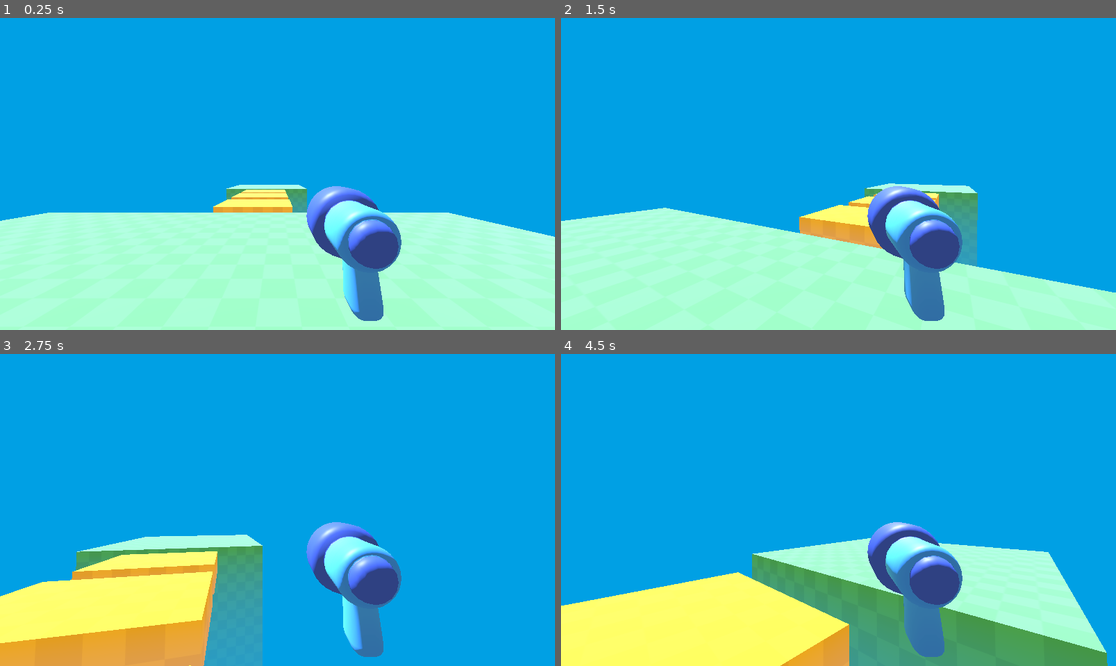
Above: before the commit, frames 1-4 (two rows, left to right).
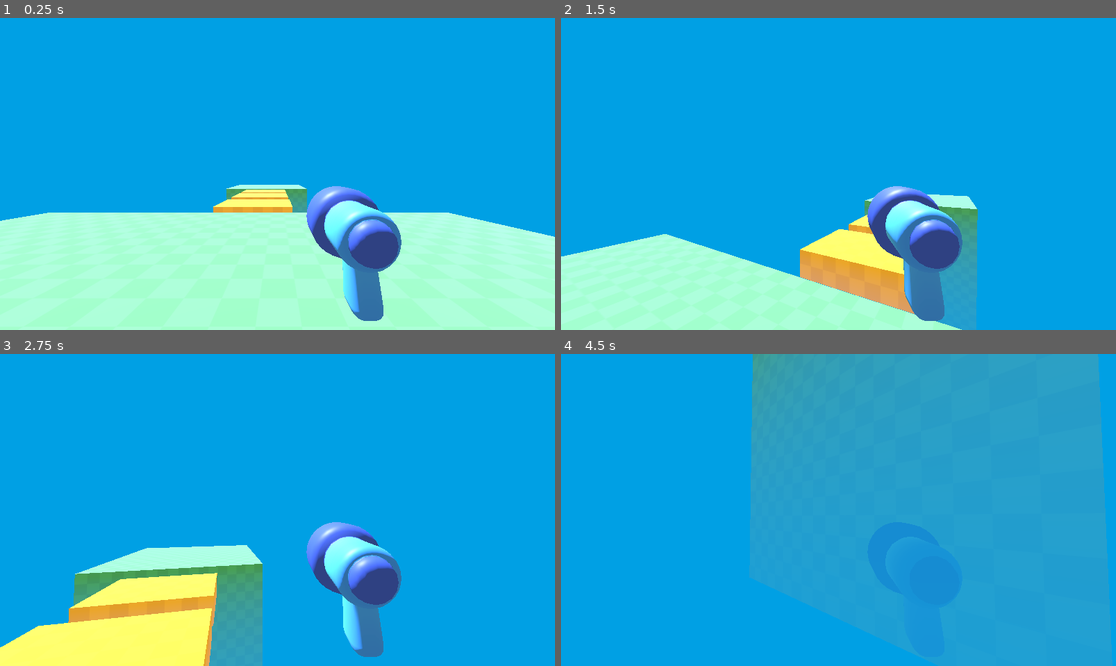
Above: after the commit, the same moments.

Repository: autrera/tutorial-fps-survivors-arena
Game: Godot game, scene res://level/temporary_level.tscn
Same seed, same stepped clock (60 frames per second), same inputs: the game is played once before the commit and once after it.
Inputs (mouse positions are in pixels of both pictures, inside the frame that each line leads up to):
- Up to frame 1 (0.25 s): no input
- Up to frame 2 (1.5 s): tap Enter at 0.5 s; move the mouse to (866, 174) at 0.52 s; hold W (move_forward) from 0.53 s (still down); tap Space (jump, bound only after the commit) at 0.6, 0.77, 1.07, 1.35 s; move the mouse to (810, 174) at 1.27 s
- Up to frame 3 (2.75 s): keep holding W (move_forward); tap Space (jump, bound only after the commit) at 1.52, 1.82, 2.1 s; move the mouse to (288, 503) at 2.02 s
- Up to frame 4 (4.5 s): keep holding W (move_forward); move the mouse to (832, 516) at 2.77 s; tap Space (jump, bound only after the commit) at 2.85, 3.02, 3.32, 3.6, 3.77, 4.07, 4.35 s; move the mouse to (877, 513) at 3.52 s; move the mouse to (794, 506) at 4.27 s

The runs differ from the first frame. In frame 2, 15% of the frame differs, in the area x 0-100%, y 53-100%; in frame 3, 12%; in frame 4, 72%, in the area x 0-100%, y 0-100%.

Commit message:
Code the jumping action

Diff:
--- a/player.gd
+++ b/player.gd
@@ -28,4 +28,8 @@
 	velocity.x = direction.x * SPEED
 	velocity.z = direction.z * SPEED
 
+	velocity.y -= 20.0 * delta
+	if Input.is_action_just_pressed("jump") and is_on_floor():
+		velocity.y = 10.0
+
 	move_and_slide()
--- a/project.godot
+++ b/project.godot
@@ -37,6 +37,12 @@
 "events": [Object(InputEventKey,"resource_local_to_scene":false,"resource_name":"","device":-1,"window_id":0,"alt_press …(192 unchanged characters)…
 ]
 }
+jump={
+"deadzone": 0.2,
+"events": [Object(InputEventKey,"resource_local_to_scene":false,"resource_name":"","device":-1,"window_id":0,"alt_pressed":false,"shift_pressed":false,"ctrl_pressed":false,"meta_pressed":false,"pressed":false,"keycode":0,"physical_keycode":32,"key_label":0,"unicode":32,"location":0,"echo":false,"script":null)
+, Object(InputEventKey,"resource_local_to_scene":false,"resource_name":"","device":-1,"window_id":0,"alt_pressed":false,"shift_pressed":false,"ctrl_pressed":false,"meta_pressed":false,"pressed":false,"keycode":0,"physical_keycode":4194308,"key_label":0,"unicode":0,"location":0,"echo":false,"script":null)
+]
+}
 
 [rendering]
 
